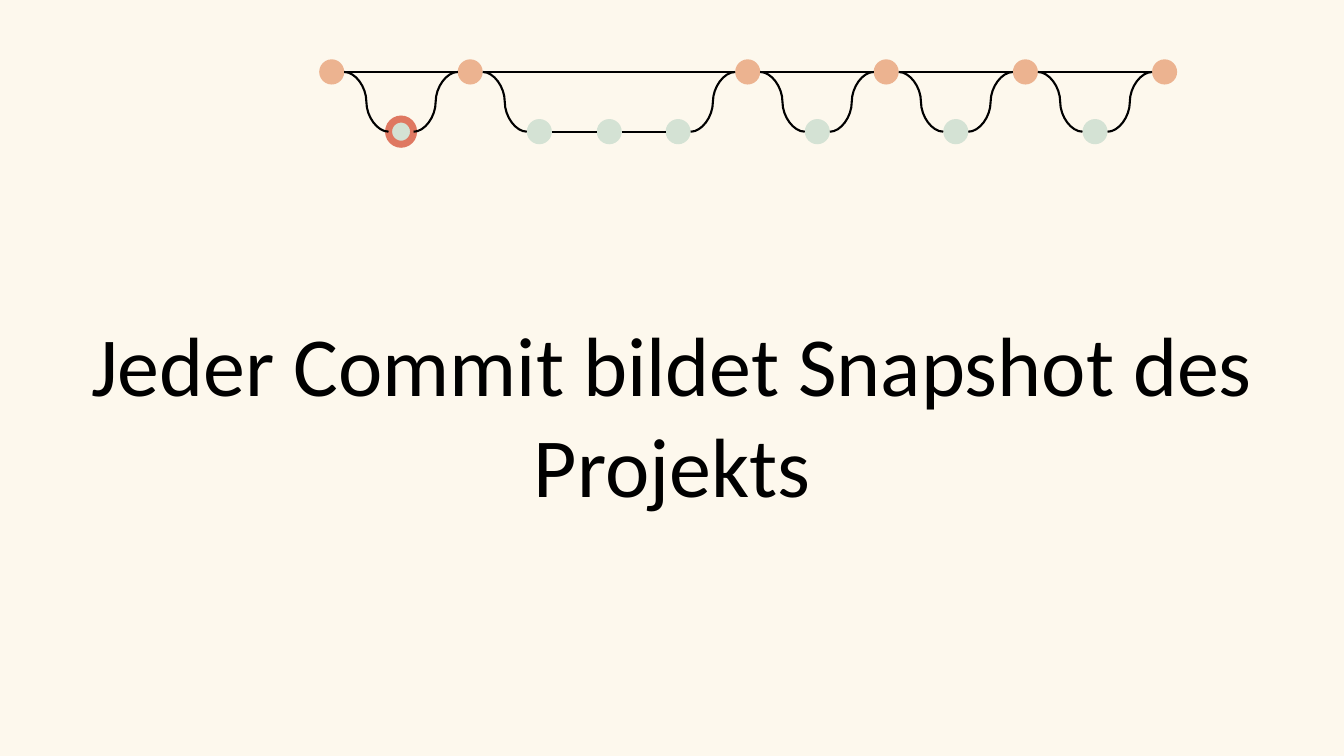
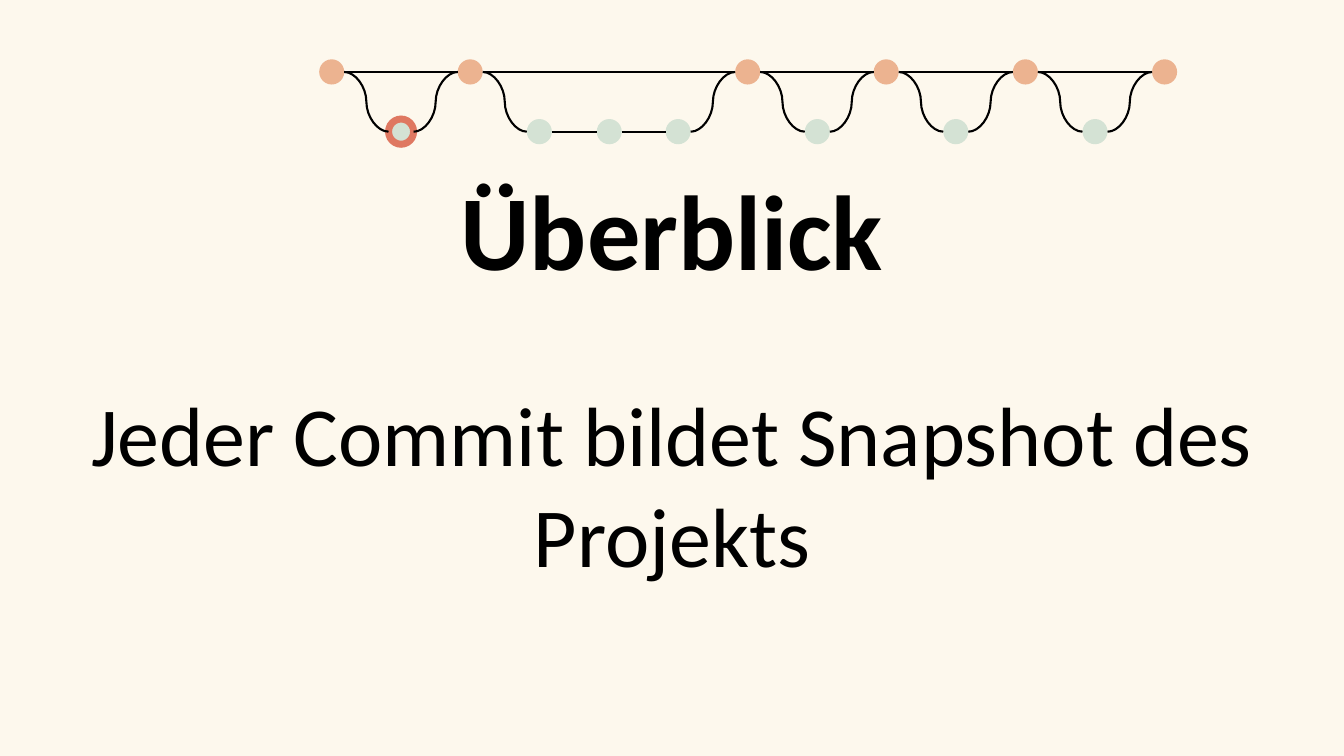
Before and after one commit to coloph0nius/SWEN, a slide deck: slide 4 of GITDesign.pptx (slide 5 before the commit). Drawn at 1344x756 pixels with LibreOffice and Linux fonts; fonts in the diff are those of the drawing; background and template pictures are left out. Boxes give left, top, right and bottom in pixels: in the first picture for what was removed or moved away, otherwise in the second. Text is boxed around its words. In the diff, an @@ line names an element or a change of style, - is before the commit and + after.

```diff
--- a/GITDesign.pptx
+++ b/GITDesign.pptx
@@ text added at (x1=461, y1=183, x2=883, y2=271), 76 pt, text #000000, bold @@
+Überblick
@@ text "Jeder Commit bildet Snapshot des ..." moved from (x1=91, y1=337, x2=1252, y2=512) to (x1=91, y1=407, x2=1252, y2=582) @@
```
Also in this commit, not shown: 9 other slides changed, 14 slides removed.
